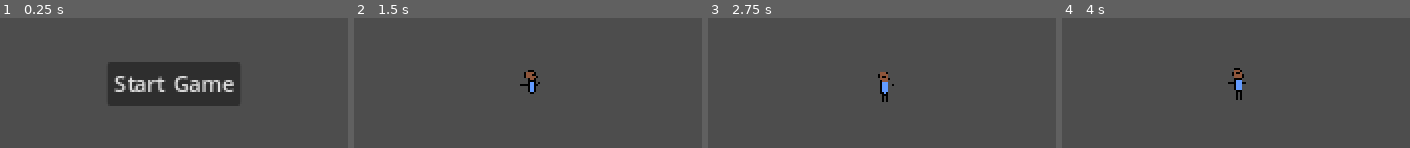
Above: before the commit, frames 1-4 (left to right).
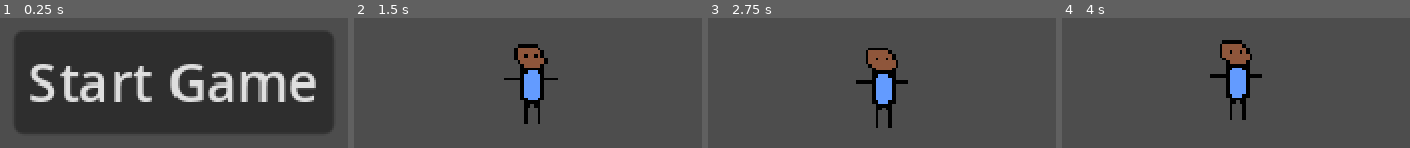
Above: after the commit, the same moments.

Repository: StormLight14/nightfall-mirror
Game: Godot game, scene res://menus/main/main_menu.tscn
Same seed, same stepped clock (60 frames per second), same inputs: the game is played once before the commit and once after it.
Inputs:
- Up to frame 1 (0.25 s): no input
- Up to frame 2 (1.5 s): click "Start Game" at 0.5 s; tap Enter at 1.25 s; hold D (right) from 1.28 s (still down)
- Up to frame 3 (2.75 s): tap Space at 2 s; release D (right) at 2.03 s; hold S (down) from 2.03 s (still down)
- Up to frame 4 (4 s): tap Enter at 2.75 s; release S (down) at 2.78 s; hold D (right) 2.78-3.53 s; tap Space at 3.5 s; hold W (up) from 3.53 s (still down)

The runs differ from the first frame. In frame 1, 63% of the frame differs, in the area x 4-96%, y 10-90%; in frame 2, 3.6%; in frame 3, 3.7%; in frame 4, 3.7%.

Commit message:
fix viewport and window sizes; increase placeholder image size

Diff:
--- a/entities/player/player.gd
+++ b/entities/player/player.gd
@@ -1,6 +1,6 @@
 extends CharacterBody2D
 
-const SPEED = 500.0
+const SPEED := 500.0
 
 func _physics_process(delta: float) -> void:
 	var h_dir := Input.get_axis("left", "right")
--- a/project.godot
+++ b/project.godot
@@ -17,9 +17,12 @@
 
 [display]
 
-window/size/window_width_override=480
-window/size/window_height_override=270
+window/size/viewport_width=480
+window/size/viewport_height=270
+window/size/window_width_override=1280
+window/size/window_height_override=720
 window/stretch/mode="canvas_items"
+window/stretch/aspect="expand"
 
 [input]
 
Binary file changed: entities/player/placeholder.png
